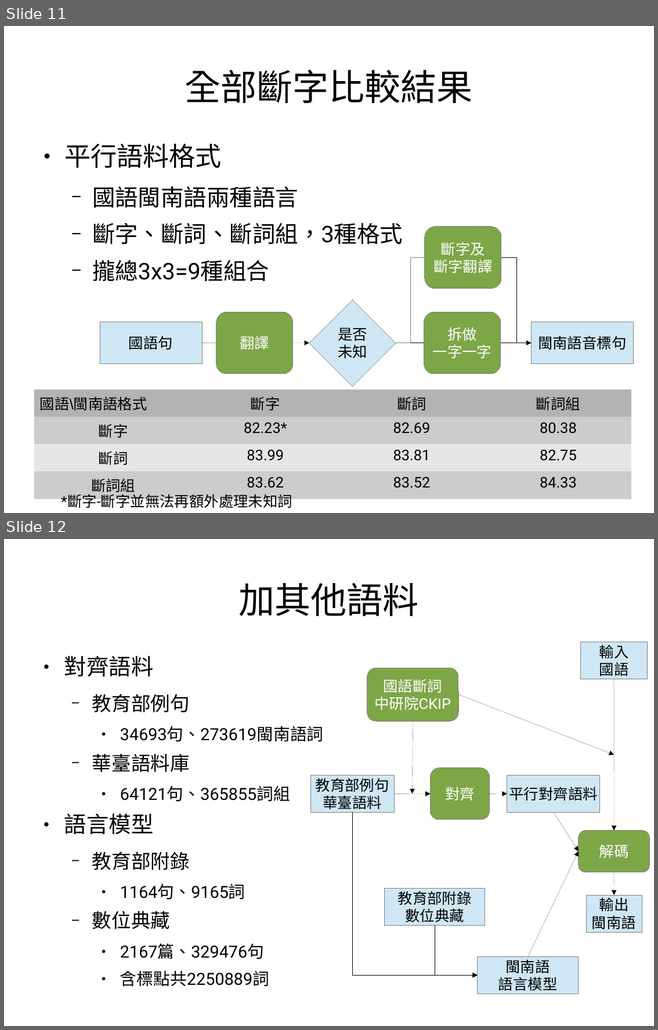
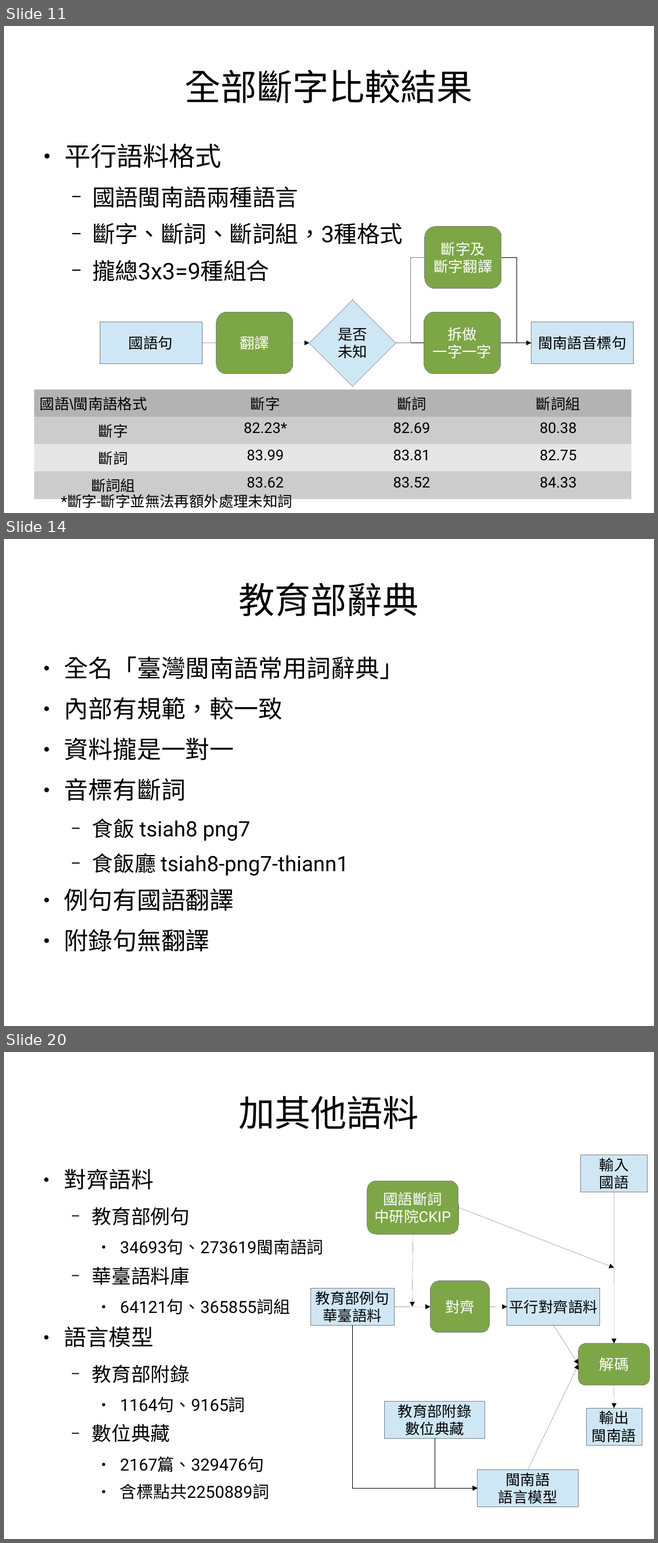
Before and after one commit to sih4sing5hong5/po3-ko3_tau5-iann2-phinn3, a slide deck: 翻譯報告.odp. Shown one above the other, each under a label of ours: slides 11 and 12 before the commit, slides 11, 14 and 20 after it; the slides between them are not shown. The pictures are 658x1030 and 658x1543 pixels, drawn with LibreOffice and Linux fonts; fonts in the diff are those of the drawing. Boxes give left, top, right and bottom in pixels: in the first picture for what was removed or moved away, otherwise in the second. Text is boxed around its words. In the diff, an @@ line names an element or a change of style, - is before the commit and + after.

```diff
--- a/翻譯報告.odp
+++ b/翻譯報告.odp
@@ slide 14 added at [4,539,654,1026], background #FFFFFF @@
@@ title added at [239,583,419,616], 44 pt, text #000000 @@
+教育部辭典
@@ text added at [64,656,404,952], 29.6 pt, text #000000 @@
+● 全名「臺灣閩南語常用詞辭典」
+● 內部有規範，較一致
+● 資料攏是一對一
+● 音標有斷詞
+  − 食飯 tsiah8 png7
+  − 食飯廳 tsiah8-png7-thiann1
+● 例句有國語翻譯
+● 附錄句無翻譯
@@ what was slide 12 is now slide 20 @@
```
Also in this commit, not shown: 3 slides changed, 5 other slides added.
